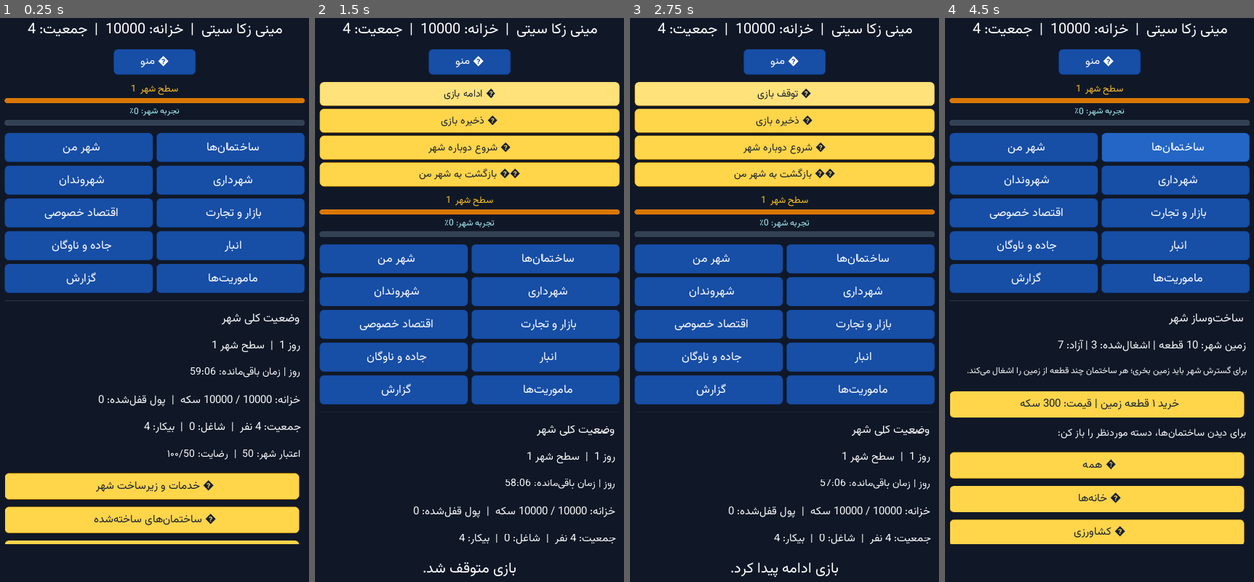
Above: before the commit, frames 1-4 (left to right).
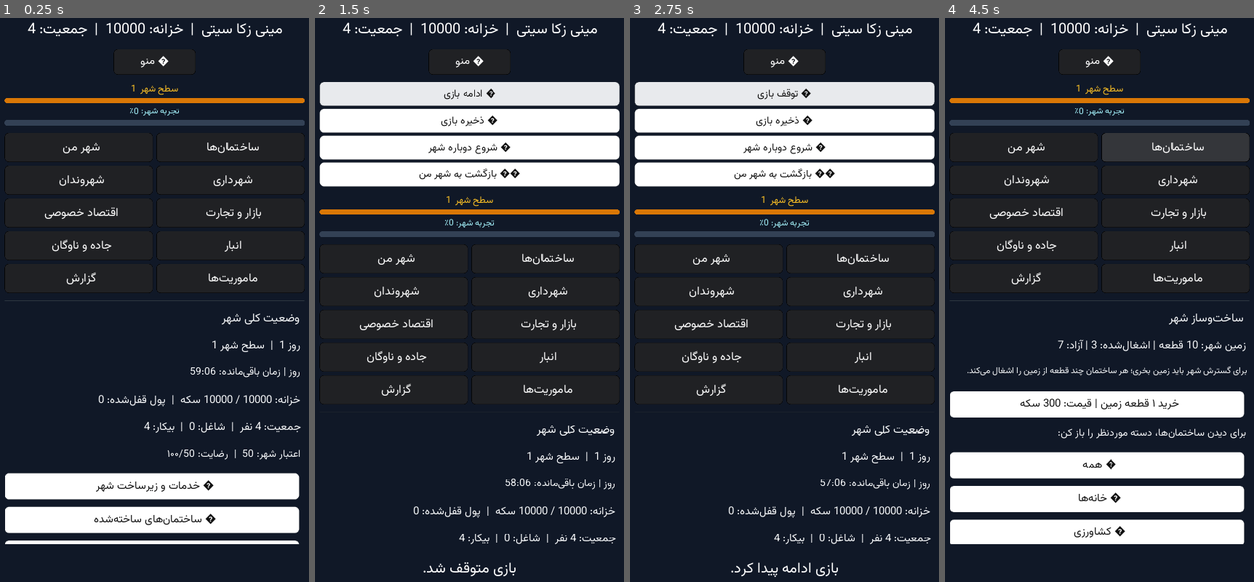
Above: after the commit, the same moments.

Repository: zekainstabot/mini-zeka-city
Game: Godot game, scene res://Main.tscn
The game is run twice, just before and just after one commit, with the same random seed, the same clock (stepped at 60 frames per second) and the same inputs.
Inputs:
- Up to frame 1 (0.25 s): no input
- Up to frame 2 (1.5 s): click "ﻮﻨﻣ ☰" at 0.5 s; click "ﯼﺯﺎﺑ ﻒﻗﻮﺗ ⏸" at 1.25 s
- Up to frame 3 (2.75 s): click "ﯼﺯﺎﺑ ﻪﻣﺍﺩﺍ ▶" at 2 s
- Up to frame 4 (4.5 s): click "ﯼﺯﺎﺑ ﻩﺮﯿﺧﺫ 💾" at 2.75 s; click "ﻦﻣ ﺮﻬﺷ" at 3.5 s; click "ﺎﻫ‌ﻥﺎﻤﺘﺧﺎﺳ" at 4.25 s

The runs differ from the first frame. In frame 1, 35% of the frame differs, in the area x 1-99%, y 5-94%; in frame 2, 42%; in frame 3, 42%; in frame 4, 43%.

Commit message:
Switch button palette to high-contrast black and white

Diff:
--- a/scripts/Main.gd
+++ b/scripts/Main.gd
@@ -418,15 +418,15 @@
 
 func _style_button(button, navigation=false):
 	button.flat = false
-	# Main navigation: deep blue with pure white text.
-	# Inner buttons: bright warm yellow with deep navy text for strong contrast.
-	var normal_color = Color("#174EA6") if navigation else Color("#FFD54A")
-	var hover_color = Color("#2366C5") if navigation else Color("#FFE27A")
-	var pressed_color = Color("#103B82") if navigation else Color("#F0B900")
-	var border_normal = Color("#0D3475") if navigation else Color("#9A6900")
-	var border_hover = Color("#0A2B63") if navigation else Color("#805700")
-	var border_pressed = Color("#08234F") if navigation else Color("#694700")
-	var text_color = Color("#FFFFFF") if navigation else Color("#172033")
+	# Main buttons: near-black with white text.
+	# Inner buttons: clean white with near-black text.
+	var normal_color = Color("#202124") if navigation else Color("#FFFFFF")
+	var hover_color = Color("#34363A") if navigation else Color("#E8EAED")
+	var pressed_color = Color("#111214") if navigation else Color("#DADCE0")
+	var border_normal = Color("#050505") if navigation else Color("#73777D")
+	var border_hover = Color("#000000") if navigation else Color("#4B5057")
+	var border_pressed = Color("#000000") if navigation else Color("#30343A")
+	var text_color = Color("#FFFFFF") if navigation else Color("#111111")
 	button.add_stylebox_override("normal", _button_style(normal_color, border_normal))
 	button.add_stylebox_override("hover", _button_style(hover_color, border_hover))
 	button.add_stylebox_override("focus", _button_style(hover_color, border_hover))
@@ -436,7 +436,7 @@
 	button.add_color_override("font_color_focus", text_color)
 	button.add_color_override("font_color_hover", text_color)
 	button.add_color_override("font_color_pressed", text_color)
-	button.add_color_override("font_color_disabled", Color("#374151"))
+	button.add_color_override("font_color_disabled", Color("#4B5563"))
 
 func _clear_content():
 	construction_time_labels.clear()
